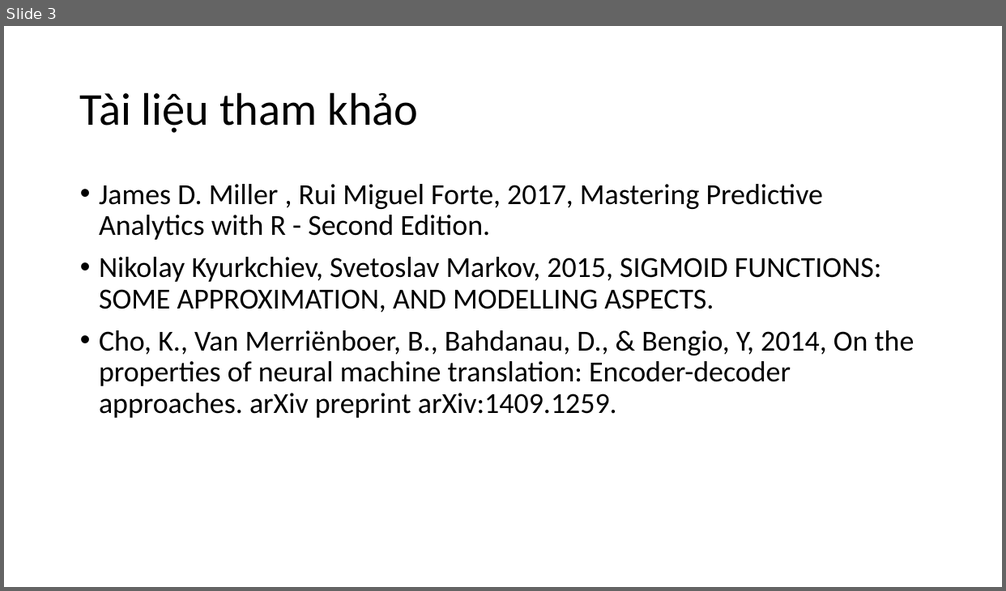
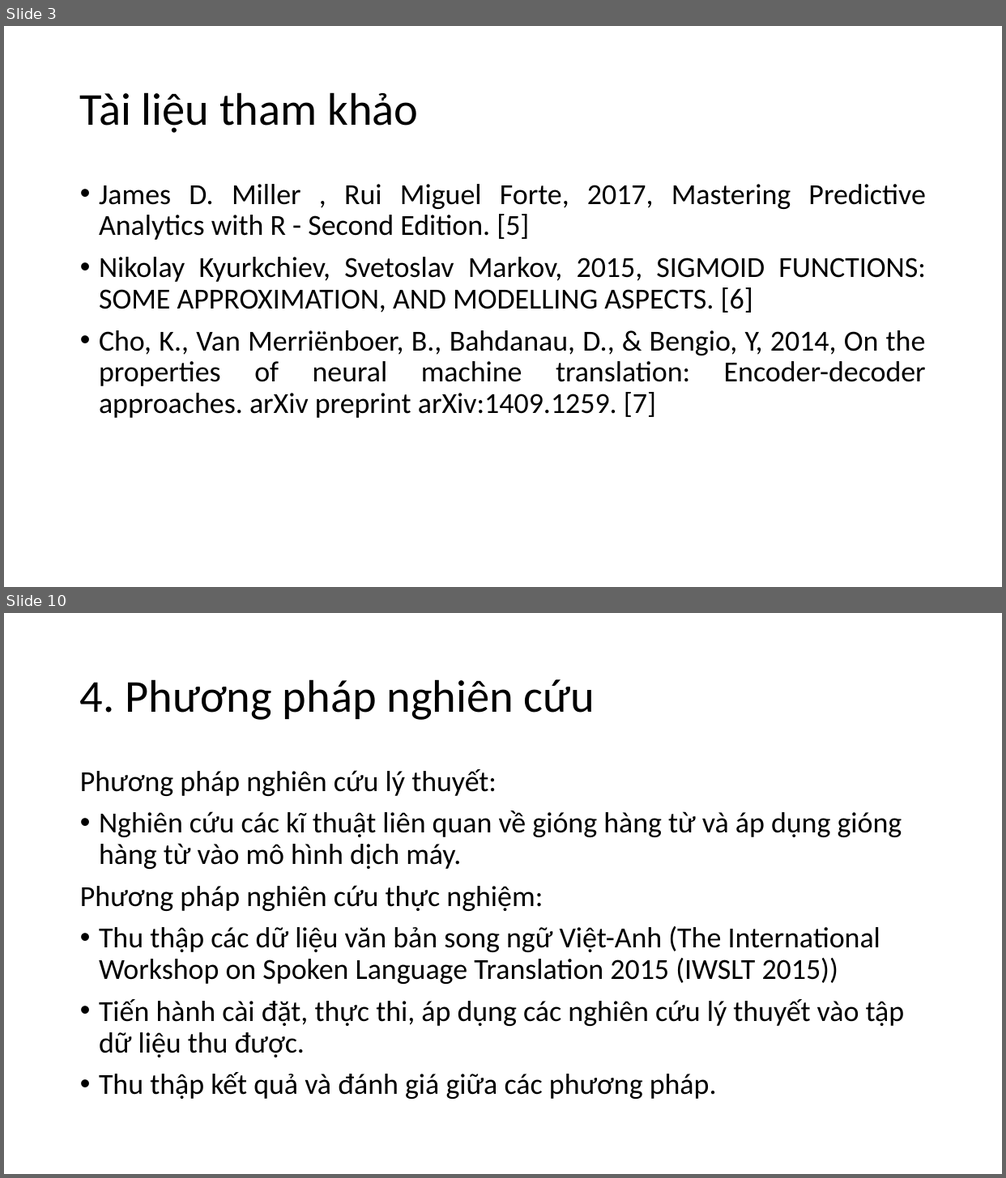
Before and after one commit to nguyenduyhanlam/Improving-Vietnamese-English-neural-machine-translation-with-guiding-word-alignments, a slide deck: dcct.pptx. Shown one above the other, each under a label of ours: slide 3 before the commit, slides 3 and 10 after it; the slides between them are not shown. The pictures are 1006x591 and 1006x1178 pixels, drawn with LibreOffice and Linux fonts; fonts in the diff are those of the drawing. Boxes give left, top, right and bottom in pixels: in the first picture for what was removed or moved away, otherwise in the second. Text is boxed around its words. In the diff, an @@ line names an element or a change of style, - is before the commit and + after.

```diff
--- a/dcct.pptx
+++ b/dcct.pptx
@@ slide 10 added at box(4, 613, 1002, 1174), background #FFFFFF @@
@@ title added at box(80, 679, 595, 720), 44 pt, text #000000 @@
+4. Phương pháp nghiên cứu
@@ text added at box(80, 769, 905, 1099), 28 pt, text #000000 @@
+Phương pháp nghiên cứu lý thuyết:
+• Nghiên cứu các kĩ thuật liên quan về gióng hàng từ và áp dụng gióng hàng từ vào mô hình dịch máy.
+Phương pháp nghiên cứu thực nghiệm:
+• Thu thập các dữ liệu văn bản song ngữ Việt-Anh (The International Workshop on Spoken Language Translation 2015 (IWSLT 2015))
+• Tiến hành cài đặt, thực thi, áp dụng các nghiên cứu lý thuyết vào tập dữ liệu thu được.
+• Thu thập kết quả và đánh giá giữa các phương pháp.
@@ slide 3 changed as well @@
@@ text at box(99, 184, 926, 418): text changed @@
-• James D. Miller , Rui Miguel Forte, 2017, Mastering Predictive Analytics with R - Second Edition.
-• Nikolay Kyurkchiev, Svetoslav Markov, 2015, SIGMOID FUNCTIONS: SOME APPROXIMATION, AND MODELLING ASPECTS.
-• Cho, K., Van Merriënboer, B., Bahdanau, D., & Bengio, Y, 2014, On the properties of neural machine translation: Encoder-decoder approaches. arXiv preprint arXiv:1409.1259.
+• James D. Miller , Rui Miguel Forte, 2017, Mastering Predictive Analytics with R - Second Edition. [5]
+• Nikolay Kyurkchiev, Svetoslav Markov, 2015, SIGMOID FUNCTIONS: SOME APPROXIMATION, AND MODELLING ASPECTS. [6]
+• Cho, K., Van Merriënboer, B., Bahdanau, D., & Bengio, Y, 2014, On the properties of neural machine translation: Encoder-decoder approaches. arXiv preprint arXiv:1409.1259. [7]
```
Also in this commit, not shown: 2 other slides changed, 13 other slides added.
